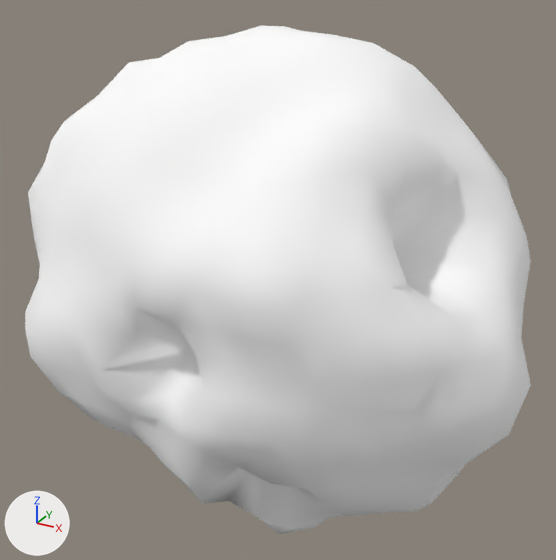
The glTF model assets/asteroids/asteroid_15.glb, before and after one commit.
Camera for both pictures: a 50 mm camera at (1.28, -2.32, 1.261) aimed at (-0.002, 0.011, 0.095). Arrows for +X, +Y and +Z are at lower left; the lights stay in place. The older version comes first. Vertices at exactly the same position are counted once.

The scene before the commit, as lines of its bpy script (objects in view):
```python
mat_asteroidrock_15 = principled_material('AsteroidRock_15')
mat_asteroidrock_15.base_color = (1.0, 1.0, 1.0)  # white #ffffff
mat_asteroidrock_15.metallic = 0.0384
mat_asteroidrock_15.roughness = 0.949
me_icosphere = bpy.data.meshes.new('Icosphere')
me_icosphere.from_pydata(...)  # 642 vertices, 1280 faces; spans x -0.94..0.97, y -0.7..0.71, z -0.89..1.0
me_icosphere.materials.append(mat_asteroidrock_15)  # white #ffffff
ob_asteroid_15 = bpy.data.objects.new('Asteroid_15', me_icosphere)
ob_asteroid_15.location = (0.0, 0.0, 0.0)
```
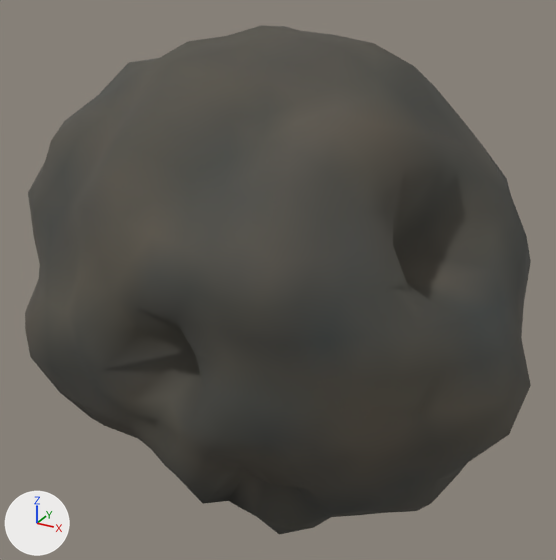
Where the change shows, as pixel boxes [x1, y1, x2, y2] in the pictures (556 x 560 px):
'Asteroid_15', recoloured (darker): [25, 25, 531, 534] in both

The change, as a list of edits to the scene's bpy script:
```text
Change mat_asteroidrock_15:
    where n0 = _N.new('ShaderNodeBsdfPrincipled'); n0.name = 'Principled BSDF'
    remove n0.inputs[0].default_value = (1.0, 1.0, 1.0, 1.0)  # 'Base Color', white #ffffff
    n0.inputs[1].default_value: 0.0384 -> 0.0342  # 'Metallic'
    n0.inputs[2].default_value: 0.949 -> 0.897  # 'Roughness'
    add n2 = _N.new('ShaderNodeVertexColor'); n2.name = 'Color Attribute'
    add _L.new(n2.outputs[0], n0.inputs[0])  # 'Color' to 'Base Color'
Change me_icosphere:
    where me_icosphere.from_pydata(...)  # 642 vertices, 1280 faces; spans x -0.94..0.97, y -0.7..0.71, z -0.89..1.0
    used by ob_asteroid_15; location = (0.0, 0.0, 0.0)
    me_icosphere part 1: vertex colours changed
```
